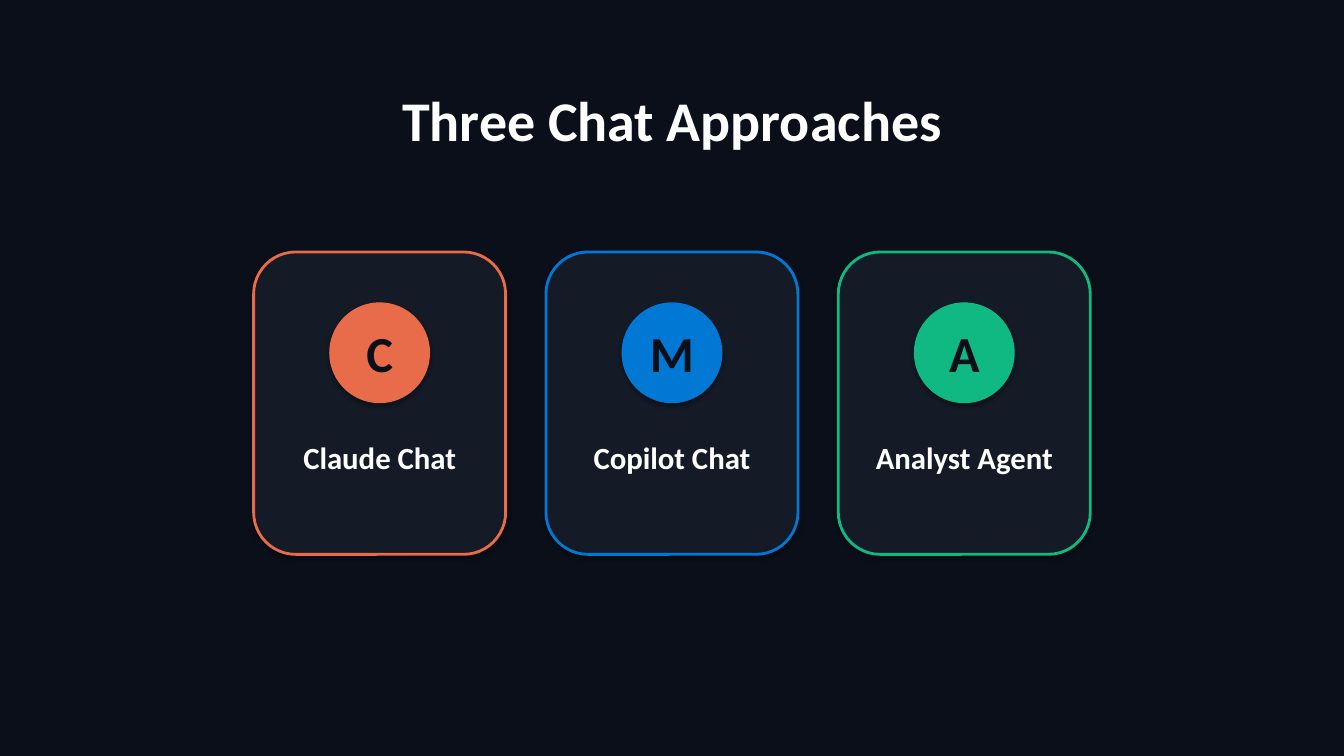
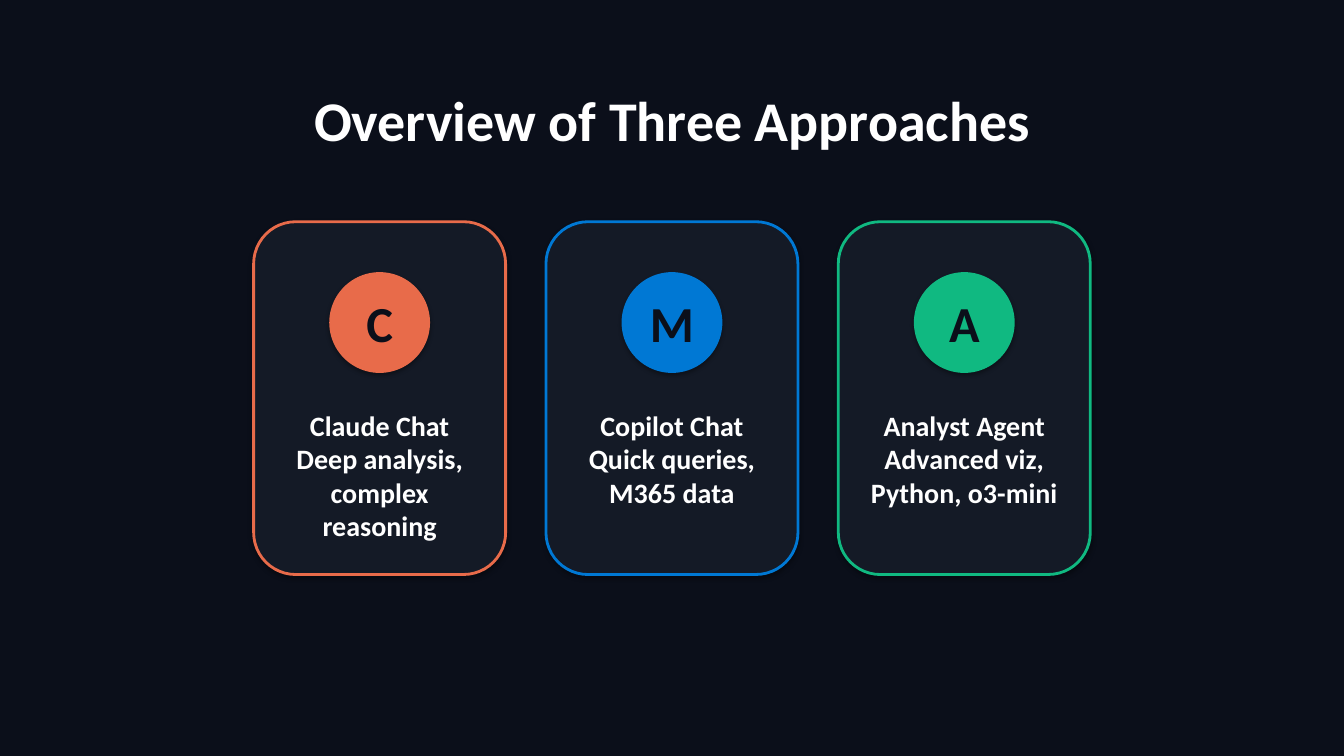
Before and after one commit to scottrhay/AIA-ClaudeCopilot, a slide deck: slide 17 of slides/B2_AI_Analytics_Business.pptx (slide 20 before the commit). Drawn at 1344x756 pixels with LibreOffice and Linux fonts; fonts in the diff are those of the drawing. Boxes give left, top, right and bottom in pixels: in the first picture for what was removed or moved away, otherwise in the second. Text is boxed around its words. In the diff, an @@ line names an element or a change of style, - is before the commit and + after.

```diff
--- a/slides/B2_AI_Analytics_Business.pptx
+++ b/slides/B2_AI_Analytics_Business.pptx
@@ text at box(314, 101, 1030, 150): text changed @@
-Three Chat Approaches
+Overview of Three Approaches
@@ rounded rectangle: place and size @@
-rounded rectangle at box(254, 252, 506, 555)
+rounded rectangle at box(254, 222, 506, 575)
@@ rounded rectangle: place and size @@
-rounded rectangle at box(546, 252, 799, 555)
+rounded rectangle at box(546, 222, 799, 575)
@@ rounded rectangle: place and size @@
-rounded rectangle at box(839, 252, 1091, 555)
+rounded rectangle at box(839, 222, 1091, 575)
@@ text "C": place and size @@
-text "C" at box(366, 339, 393, 373)
+text "C" at box(366, 309, 393, 343)
@@ text "M": place and size @@
-text "M" at box(650, 339, 694, 372)
+text "M" at box(650, 309, 694, 342)
@@ vertical alignment top to middle in 3 elements at box(366, 309, 393, 343), box(650, 309, 694, 342), box(949, 309, 979, 342) @@
@@ text "A": place and size @@
-text "A" at box(949, 339, 979, 372)
+text "A" at box(949, 309, 979, 342)
@@ 3 ellipses: place and size @@
-3 ellipses at box(330, 302, 1015, 403)
+3 ellipses at box(330, 272, 1015, 373)
@@ text at box(296, 416, 463, 541): text changed; size 22 to 20 pt @@
-Claude Chat
+Claude Chat
+Deep analysis, complex reasoning
@@ text at box(589, 416, 754, 504): text changed; size 22 to 20 pt @@
-Copilot Chat
+Copilot Chat
+Quick queries, M365 data
@@ text at box(871, 416, 1057, 508): text changed; size 22 to 20 pt @@
-Analyst Agent
+Analyst Agent
+Advanced viz, Python, o3-mini
```
Also in this commit, not shown: 15 other slides changed, 16 slides added, 29 slides removed, 50 other files.
